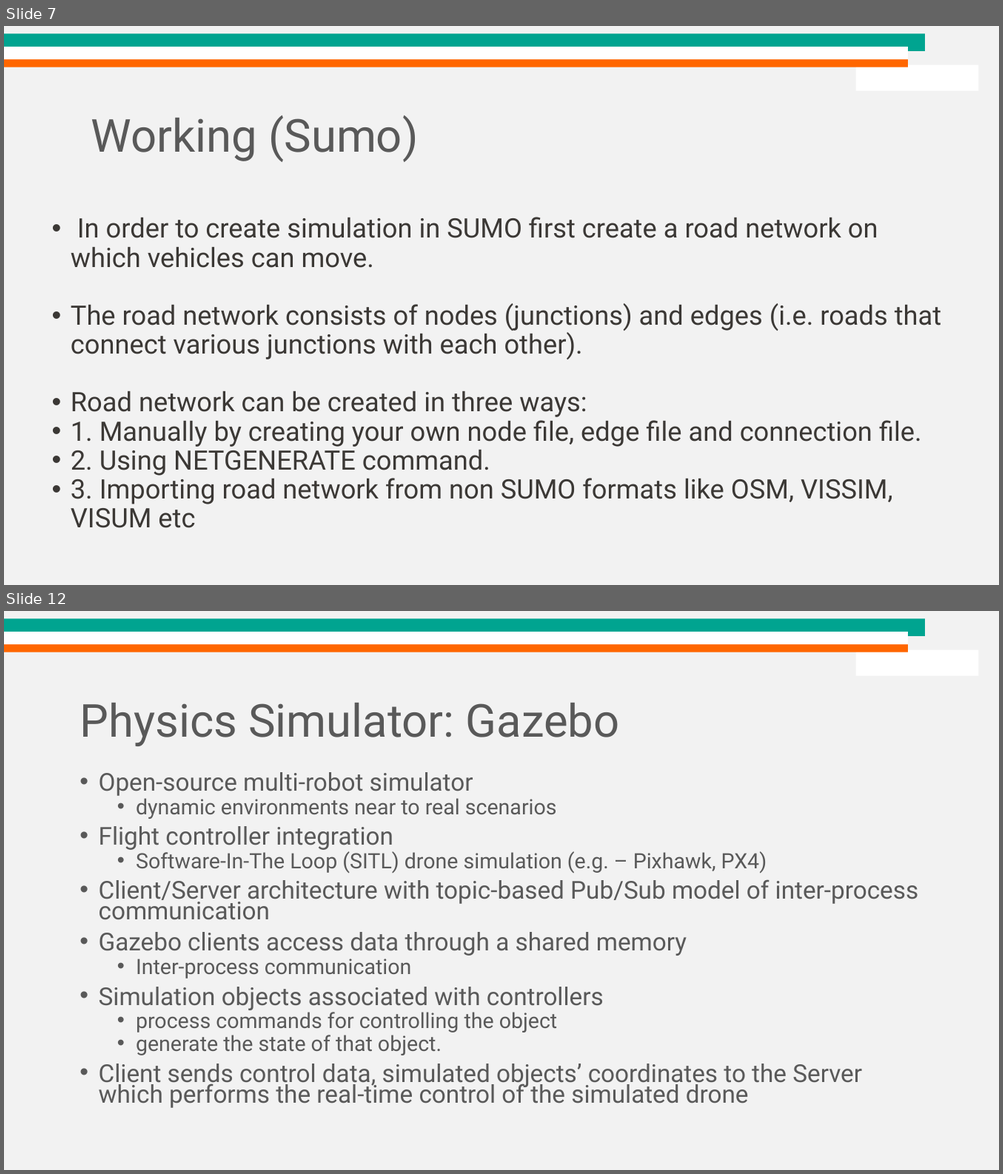
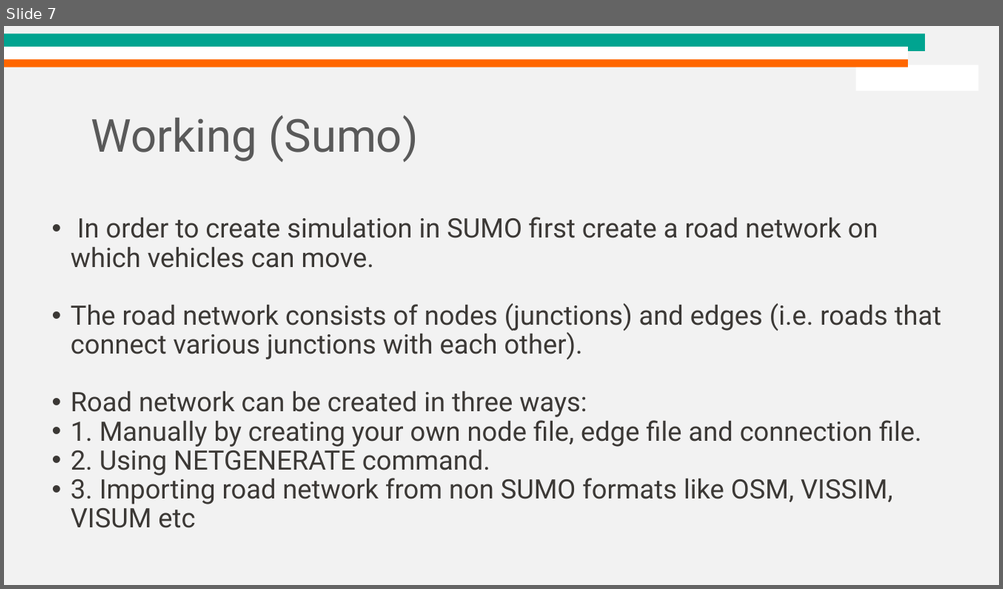
Before and after one commit to dream-lab/acm-school-iot-2021, a slide deck: Physical_Simulators/IoT Simulators.pptx. Shown one above the other, each under a label of ours: slides 7 and 12 before the commit, slide 7 after it; the slides between them are not shown. The pictures are 1003x1174 and 1003x589 pixels, drawn with LibreOffice and Linux fonts; fonts in the diff are those of the drawing; background and template pictures are left out. Boxes give left, top, right and bottom in pixels: in the first picture for what was removed or moved away, otherwise in the second. Text is boxed around its words. In the diff, an @@ line names an element or a change of style, - is before the commit and + after.

```diff
--- a/Physical_Simulators/IoT Simulators.pptx
+++ b/Physical_Simulators/IoT Simulators.pptx
@@ slide 12 removed at (4,611,999,1170), background #F2F2F2; not listed: 4 template elements that a slide beside it also shows @@
@@ title removed at (79,703,620,746) @@
-Physics Simulator: Gazebo
@@ text removed at (99,772,919,1108) @@
-• Open-source multi-robot simulator
-  • dynamic environments near to real scenarios
-• Flight controller integration
-  • Software-In-The Loop (SITL) drone simulation (e.g. – Pixhawk, PX4)
-• Client/Server architecture with topic-based Pub/Sub model of inter-process communication
-• Gazebo clients access data through a shared memory
-  • Inter-process communication
-• Simulation objects associated with controllers
-  • process commands for controlling the object
-  • generate the state of that object.
-• Client sends control data, simulated objects’ coordinates to the Server which performs the real-time control of the simulated drone
```
Also in this commit, not shown: 4 slides changed, 3 slides added, 2 other slides removed, 1 other file.
